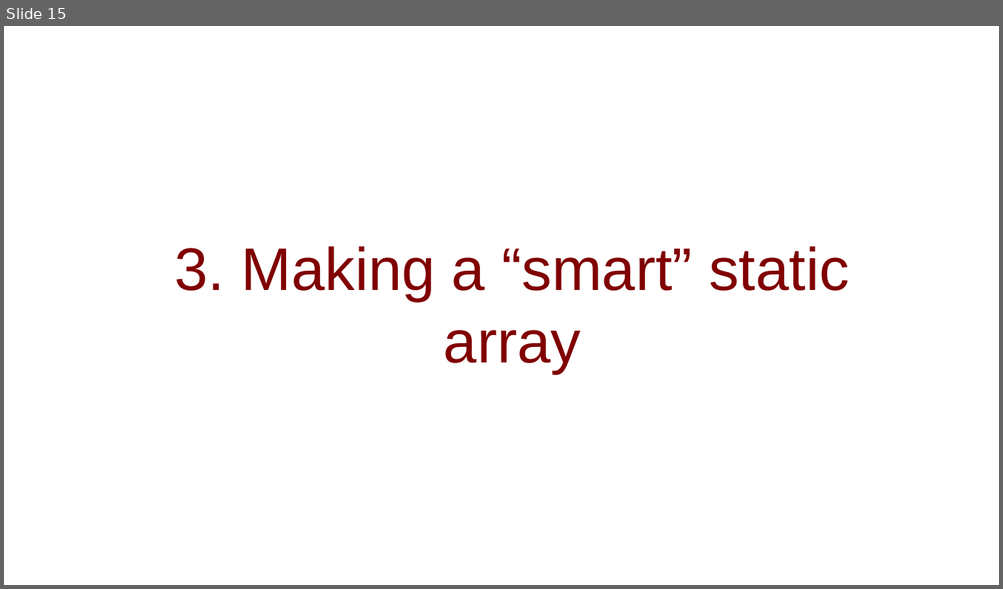
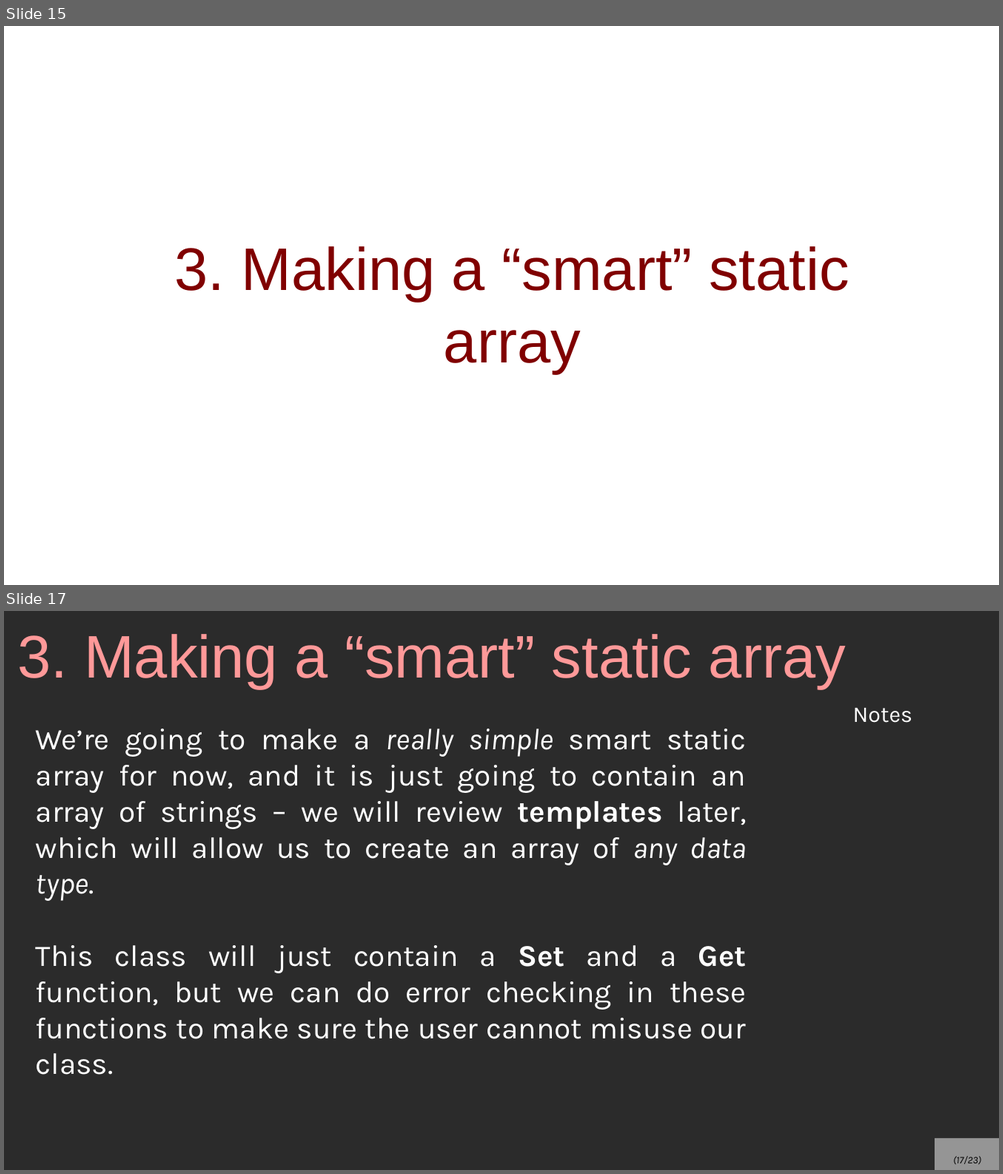
Before and after one commit to mariamhabib/CS250-Data-Structures, a slide deck: Lectures/3_Wrapping_A_Static_Array.odp. Shown one above the other, each under a label of ours: slide 15 before the commit, slides 15 and 17 after it; the slides between them are not shown. The pictures are 1003x589 and 1003x1174 pixels, drawn with LibreOffice and Linux fonts; fonts in the diff are those of the drawing; background and template pictures are left out; a plain dark background stands for a picture behind light text. Boxes give left, top, right and bottom in pixels: in the first picture for what was removed or moved away, otherwise in the second. Text is boxed around its words. In the diff, an @@ line names an element or a change of style, - is before the commit and + after.

Commit message:
Static array lecture

```diff
--- a/Lectures/3_Wrapping_A_Static_Array.odp
+++ b/Lectures/3_Wrapping_A_Static_Array.odp
@@ slide 17 added at (x1=4, y1=611, x2=999, y2=1170), background picture (left out) @@
@@ title added at (x1=17, y1=634, x2=845, y2=689), 48 pt, text #FF9999 @@
+3. Making a “smart” static array
@@ text added at (x1=853, y1=708, x2=913, y2=723), 18 pt, text #FFFFFF @@
+Notes
@@ text added at (x1=36, y1=729, x2=746, y2=1075), 24 pt, text #FFFFFF @@
+We’re going to make a really simple smart static array for now, and it is just going to contain an array of strings – we will review templates later, which will allow us to create an array of any data type.
+This class will just contain a Set and a Get function, but we can do error checking in these functions to make sure the user cannot misuse our class.
@@ page number added at (x1=934, y1=1139, x2=999, y2=1170), fill #FFFFFF at 50% opacity, 8 pt, text #000000, italic @@
+(17/23)
```
Also in this commit, not shown: 7 other slides added, 2 slides removed, 32 other files.
